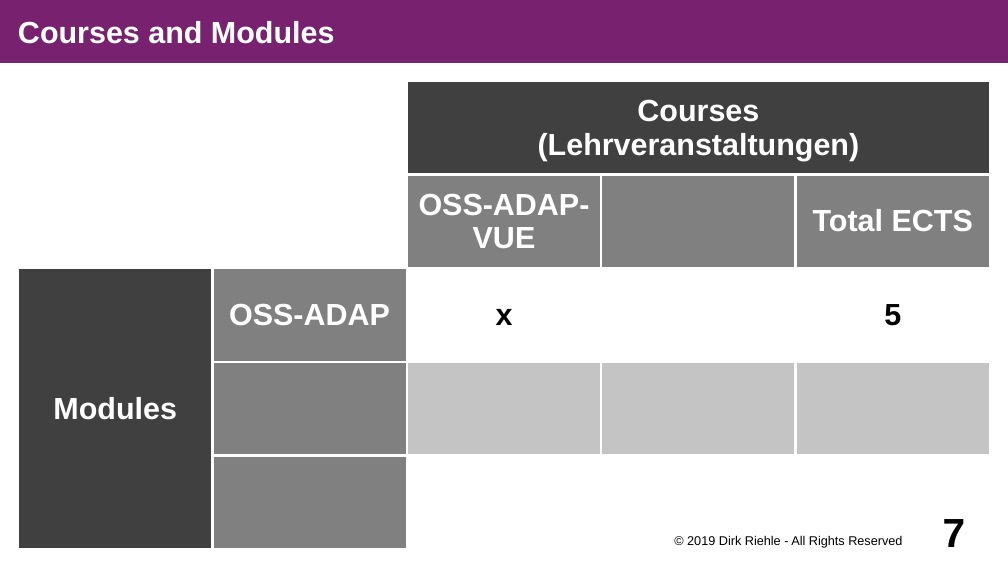
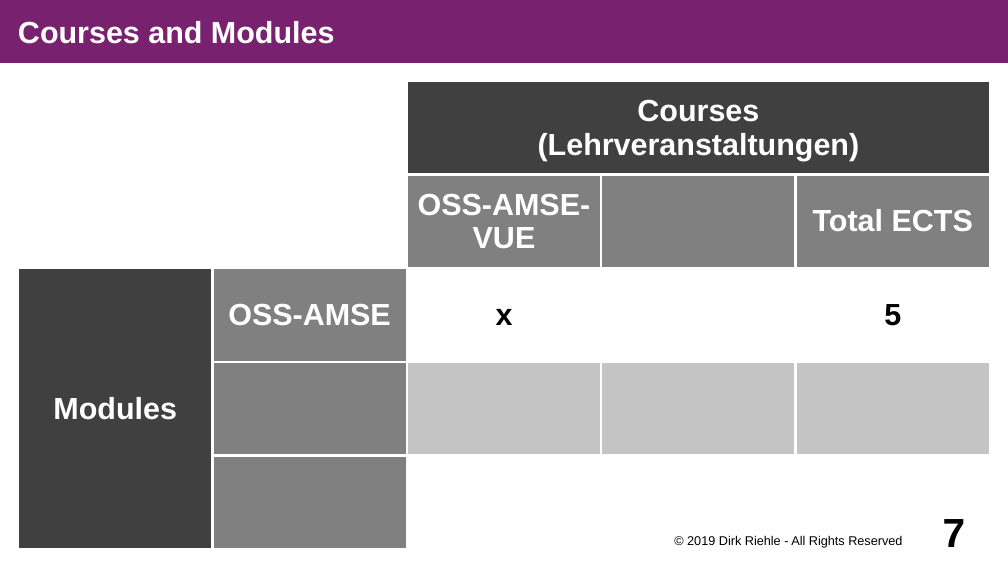
Before and after one commit to dirkriehle/amse-course, a slide deck: slide 7 of Lecture slides/AMSE A01 - Course Introduction.odp. Drawn at 1008x567 pixels with LibreOffice and Linux fonts; fonts in the diff are those of the drawing. Boxes give left, top, right and bottom in pixels: in the first picture for what was removed or moved away, otherwise in the second. Text is boxed around its words. In the diff, an @@ line names an element or a change of style, - is before the commit and + after.

Commit message:
Fixed typo (ADAP -> AMSE).

```diff
--- a/Lecture slides/AMSE A01 - Course Introduction.odp
+++ b/Lecture slides/AMSE A01 - Course Introduction.odp
@@ table at (18,81,992,550) @@
-row 2, column 3: OSS-ADAP-VUE
+row 2, column 3: OSS-AMSE-VUE
-row 3, column 2: OSS-ADAP
+row 3, column 2: OSS-AMSE
```
Also in this commit, not shown: 1 other slide changed, 1 other file.
